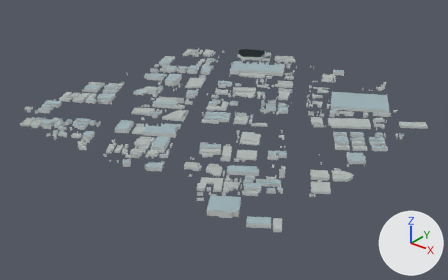
The glTF model projects/shanghai/assets/city/tiles/14-13707-6683.glb: old version first, new version second.
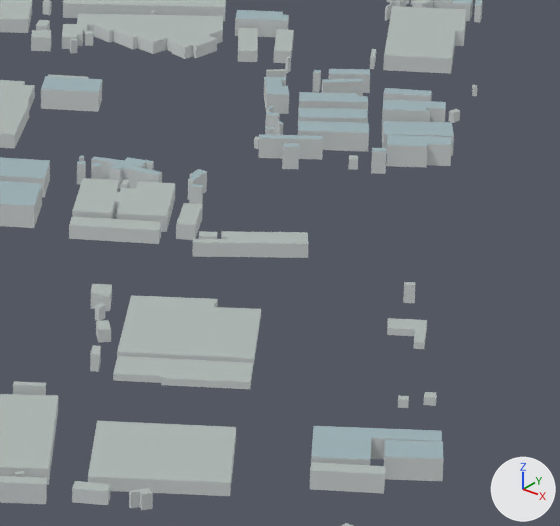
Each version appears first whole from a 50 mm camera at (2293.0, -3004.0, 1592.0) aimed at (4.0, -143.0, -182.0), and next in a close-up on the part from 50% to 68% of the width and 32% to 59% of the height. Lighting does not change. The marker at lower right points along +X, +Y and +Z. The older version's two pictures come first. Where no turn or scale is listed for an object, it has been applied to the vertices. Vertices at exactly the same position are counted once.
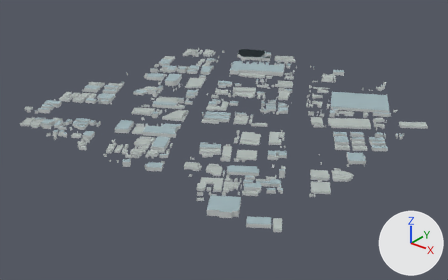
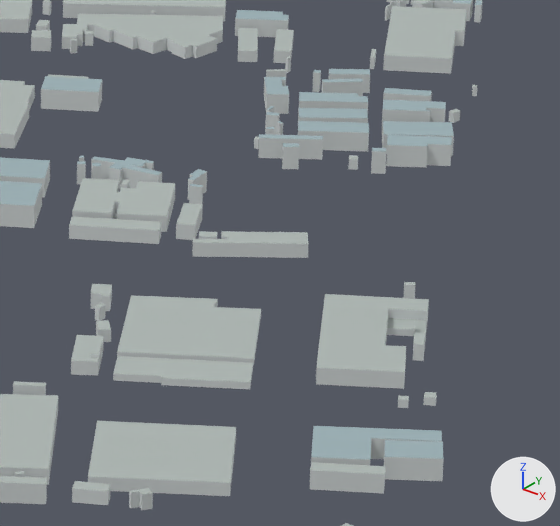
Where the change shows, as pixel boxes (x1, y1, x2, y2) in the close-ups (560 x 526 px):
part 1 of me_mesh_0, added: after (71, 294, 429, 389)

What changed in the scene script:
```text
Change me_mesh_0:
    used by ob_mesh_0; location = (-1092.4, 1095.0, 0.0)
    remove me_mesh_0.from_pydata(...)  # 6692 vertices, 11032 faces; spans x 0.0..2201.0, y -2216.0..0.0, z 0.0..46.0
    add me_mesh_0.from_pydata(...)  # 6730 vertices, 11120 faces; spans x 0.0..2201.0, y -2216.0..0.0, z 0.0..46.0
    me_mesh_0 part 1
    24 vertices are added at x 1375.0..1631.0, y -1529.0..-1249.0, z 0.0..15.0
    6 new vertices lie (0.0, 0.0, 15.0) away from vertices in x 1552.0..1603.0, y -1311.0..-1269.0, z 0.0
    8 new vertices lie (0.0, 0.0, 15.0) away from vertices in x 1494.0..1631.0, y -1417.0..-1249.0, z 0.0
    48 new faces join them, mat_stone_and_concrete_walls (light grey #d3d8d8)
    40 new faces join them, mat_low_rise_rooftops (grey #afb8b5)
```
